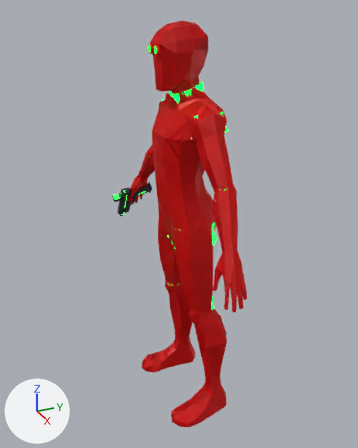
Before and after pictures for a commit that changed the glTF model data/droid_hostile.glb.
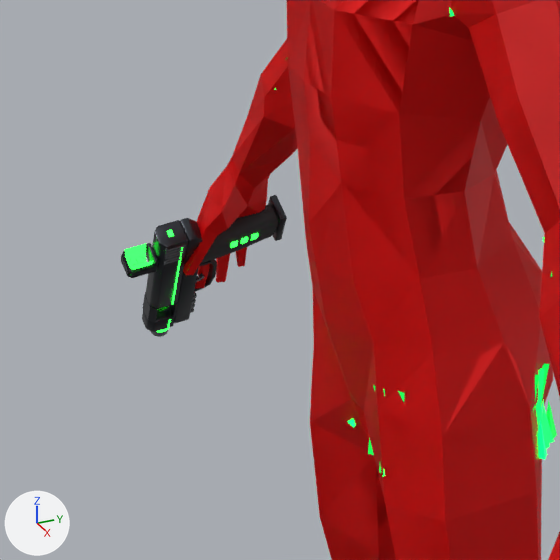
Each version appears first whole from a camera (50 mm lens) standing at (2.056, -0.953, 2.089) and looking at (-0.044, -0.007, 1.039), and next in a close-up on the part from 23% to 61% of the width and 30% to 60% of the height. Every picture has the same lights, and +X, +Y and +Z are marked at lower left. The older version's two pictures come first. Where no turn or scale is listed for an object, it has been applied to the vertices. Vertices at exactly the same position are counted once.

The older version as bpy lines, for what is in view:
```python
me_gun = bpy.data.meshes.new('gun')
me_gun.from_pydata(...)  # 1378 vertices, 2664 faces; spans x -0.083..0.12, y -0.157..0.079, z -0.108..0.143
# faces by material slot: [1436, 384, 236, 608]
me_gun.materials.append(mat_pistol_body)  # dark grey #3f4248
me_gun.materials.append(mat_pistol_trim)  # grey #adb1b6
me_gun.materials.append(mat_pistol_grip)  # dark grey #2c2e30
me_gun.materials.append(mat_pistol_glow)  # green #27ff3f, glowing green #27ff3f
me_gun_guard = bpy.data.meshes.new('gun_guard')
me_gun_guard.from_pydata(...)  # 44 vertices, 80 faces; spans x -0.0151..0.0447, y -0.0455..-0.0026, z -0.022..0.0503
# faces by material slot: [52, 28]
me_gun_guard.materials.append(mat_pistol_body)  # dark grey #3f4248
me_gun_guard.materials.append(mat_pistol_trim)  # grey #adb1b6
me_mesh = bpy.data.meshes.new('mesh')
me_mesh.from_pydata(...)  # 683 vertices, 1362 faces; spans x -0.63..0.63, y -0.17..0.17, z 0.02..2.0
me_mesh.materials.append(mat_material_003)  # red #ff0000
ob_gun = bpy.data.objects.new('gun', me_gun)
ob_gun.location = (-0.62, -0.044, 0.956)
ob_gun_guard = bpy.data.objects.new('gun_guard', me_gun_guard)
ob_gun_guard.location = (-0.62, -0.044, 0.956)
ob_mesh_node = bpy.data.objects.new('mesh_node', me_mesh)
ob_mesh_node.location = (0.0, 0.0, 0.0)
ob_pistol = bpy.data.objects.new('pistol', None)
ob_pistol.location = (-0.62, -0.0441, 0.956)
ob_pistol.rotation_euler = (1.37, 2.261, -0.142)  # degrees (78, 130, -8.1)
ob_pistol.scale = (0.12, 0.12, 0.12)
# also in view: 'droid_break_thigh.L_end' at (0.096, 0.016, 1.055)
```
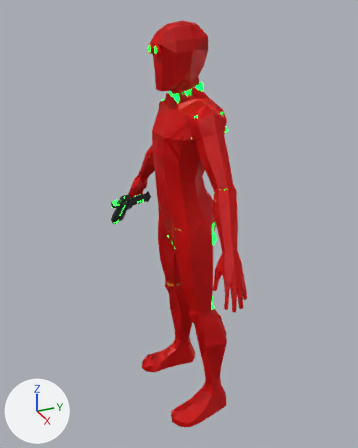
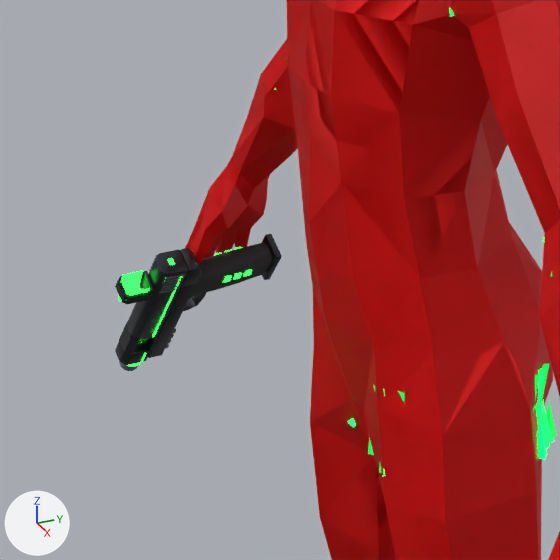
Commit message: The droids' hand wraps the pistol's grip

ob_pistol is not drawn itself; it is the parent of ob_gun_hud, ob_pistol_muzzle, ob_projectile_source, ob_projectile_source_001.

Where the newer file only moved an object's origin or applied its transform, the numbers keep the older frame.

Pixel boxes [x1, y1, x2, y2] of what changed, in the close-ups (560 x 560 px):
'gun', reshaped
    before: [121, 195, 287, 337]
    after: [115, 234, 282, 371]
'gun_hud', moved, turned
    before: [125, 243, 153, 270]
    after: [118, 271, 150, 302]
'gun_guard', reshaped
    before: [194, 259, 217, 291]
    after: [183, 292, 207, 311]
'projectile_source', moved, turned
    before: [158, 305, 169, 312]
    after: [137, 338, 148, 344]

Edits to the bpy script that builds the scene:
```text
Change me_gun:
    used by ob_gun; location = (-0.62, -0.044, 0.956)
    remove me_gun.from_pydata(...)  # 1378 vertices, 2664 faces; spans x -0.083..0.12, y -0.157..0.079, z -0.108..0.143
    add me_gun.from_pydata(...)  # 1378 vertices, 2664 faces; spans x -0.063..0.138, y -0.173..0.065, z -0.146..0.095
    me_gun part 1: the whole mesh is multiplied about its middle by the matrix ((0.994, -0.107, -0.023), (0.109, 0.985, 0.134), (0.008, -0.136, 0.991)), then moved by (0.014, -0.03, -0.042)
Change me_gun_guard:
    used by ob_gun_guard; location = (-0.62, -0.044, 0.956)
    remove me_gun_guard.from_pydata(...)  # 44 vertices, 80 faces; spans x -0.0151..0.0447, y -0.0455..-0.0026, z -0.022..0.0503
    add me_gun_guard.from_pydata(...)  # 44 vertices, 80 faces; spans x 0.0236..0.0842, y -0.0732..-0.0305, z -0.0317..0.0383
    me_gun_guard part 2: the whole mesh is multiplied about its middle by the matrix ((0.994, -0.107, -0.023), (0.109, 0.985, 0.134), (0.008, -0.136, 0.991)), then moved by (0.038, -0.028, -0.0116)
Change ob_pistol:
    ob_pistol.location: (-0.62, -0.0441, 0.956) -> (-0.61, -0.0795, 0.909)
    ob_pistol.rotation_euler: (1.37, 2.261, -0.142) -> (1.585, 2.244, 0.134)  # degrees (78, 130, -8.1) -> degrees (91, 129, 7.7)
```
